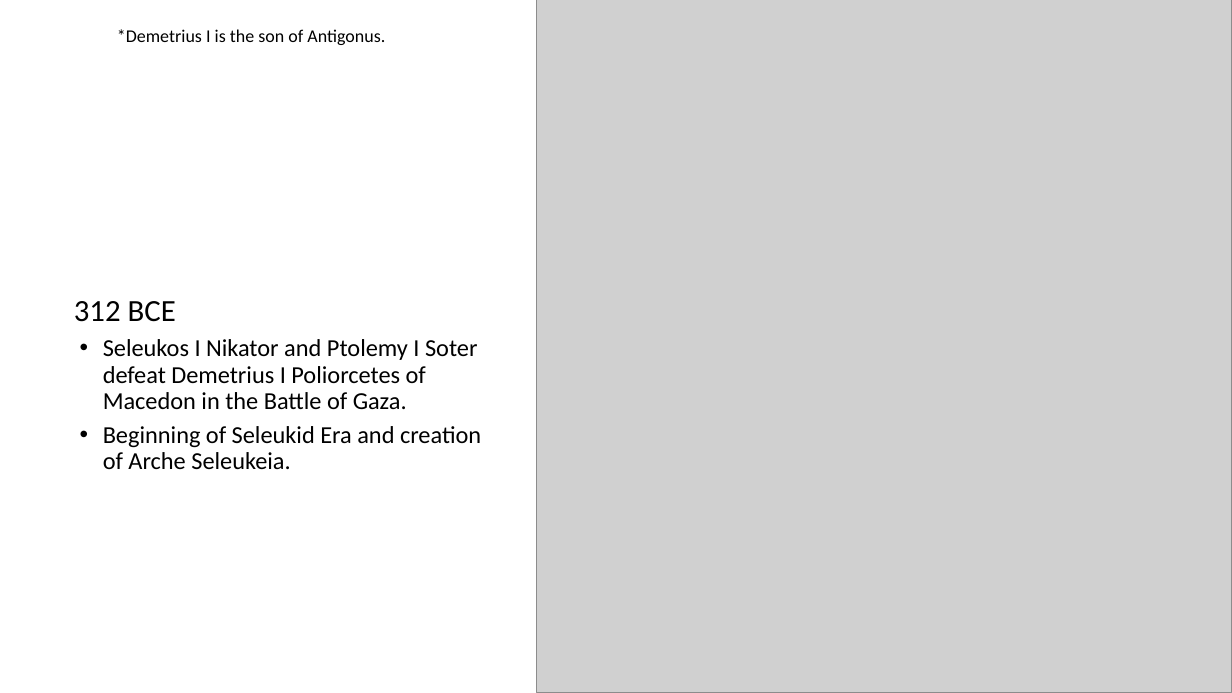
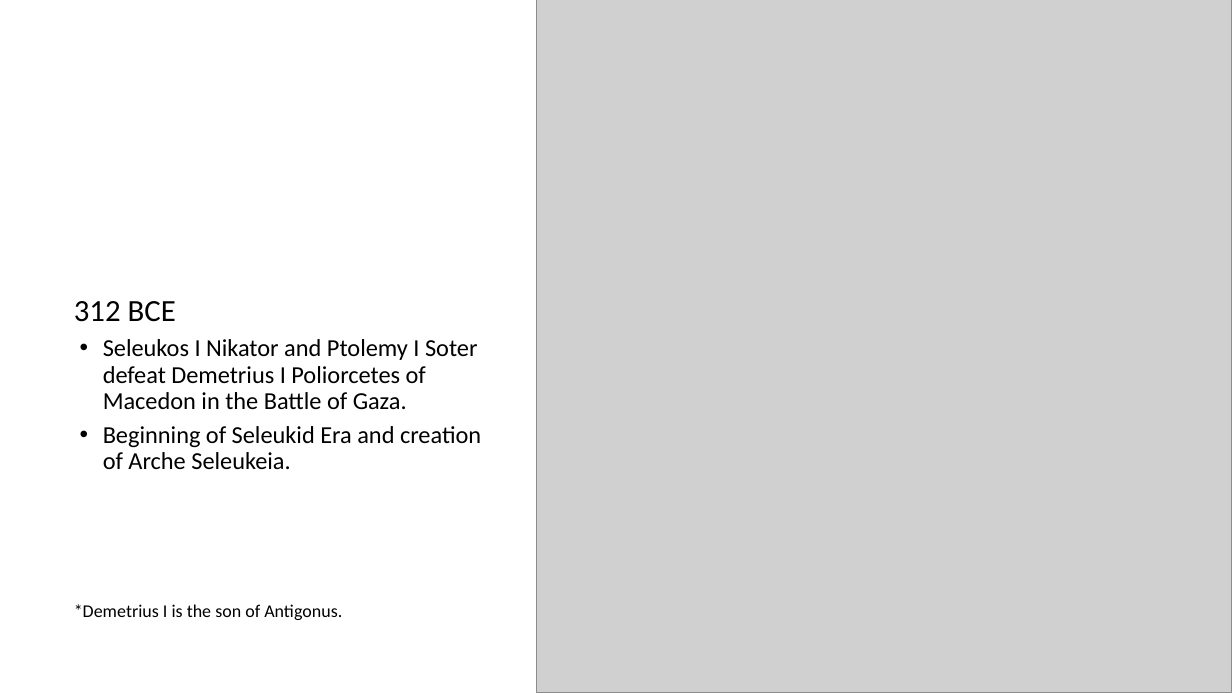
Before and after one commit to 00matthew2000/Lux-Ultima, a slide deck: slide 5 of Map Timeline.pptx. Drawn at 1232x693 pixels with LibreOffice and Linux fonts; fonts in the diff are those of the drawing; grey boxes stand for pictures. Boxes give left, top, right and bottom in pixels: in the first picture for what was removed or moved away, otherwise in the second. Text is boxed around its words. In the diff, an @@ line names an element or a change of style, - is before the commit and + after.

```diff
--- a/Map Timeline.pptx
+++ b/Map Timeline.pptx
@@ text "*Demetrius I is the son ...": place and size @@
-text "*Demetrius I is the son ..." at bbox=[117, 29, 385, 45]
+text "*Demetrius I is the son ..." at bbox=[74, 604, 342, 620]
```
Also in this commit, not shown: 4 other slides changed, 6 slides added.
